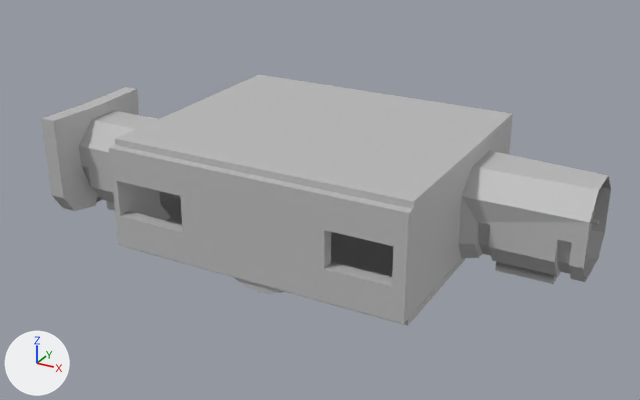
Renders of the FBX model Space Station/Assets/Models/Corridor and Airlock Storage.fbx from each side of a commit.
One viewpoint serves both versions: a 50 mm lens placed at (18.8, -21.44, 12.1), pointed at (6.34, 1.21, 0.77). The axes (+X, +Y, +Z) are drawn at lower left. The lights are the same throughout. Where no turn or scale is listed for an object, it has been applied to the vertices. Vertices at the same position are counted once.

The first picture shows 'Airlock', 'Chamber', 'Corridor4', 'Corridor_Broken'.
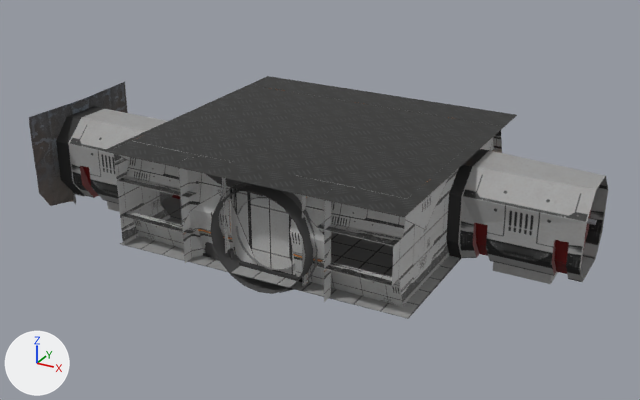
Diff of the bpy script that builds the scene:
```diff
--- a/Space Station/Assets/Models/Corridor and Airlock Storage.fbx.py
+++ b/Space Station/Assets/Models/Corridor and Airlock Storage.fbx.py
@@ mat_airlock1 @@
+mat_airlock1 = principled_material('Airlock1')
+mat_airlock1.texture = img_airlockuvtextured_tga
+mat_airlock1.roughness = 0.749
@@ mat_floor1 @@
+mat_floor1 = bpy.data.materials.new('Floor1')
+# uses the picture img_tile_psd
@@ me_mesh @@
-me_mesh.from_pydata(...)  # 769 vertices, 908 faces; spans x 4.1..8.39, y -3.11..-1.88, z -0.48..2.94
+me_mesh.from_pydata(...)  # 601 vertices, 542 faces; spans x 4.1..8.39, y -3.11..-1.88, z -0.48..2.94
+# me_mesh part 1: 1 vertex removed from x 6.71, y -3.09, z 1.2
+# me_mesh part 2: 341 faces spanning x 4.16..8.39, y -3.11..-1.88, z -0.48..2.94 switch from mat_lambert1 (grey #bcbcbc) to mat_airlock1 (picture img_airlockuvtextured_tga)
@@ me_mesh_001 @@
-me_mesh_001.from_pydata(...)  # 304 vertices, 245 faces; spans x 11.21..14.76, y 0.64..3.61, z -0.34..2.77
-me_mesh_001.materials.append(mat_lambert1)  # grey #bcbcbc
+me_mesh_001.from_pydata(...)  # 304 vertices, 244 faces; spans x -1.75..1.75, y -1.42..1.55, z -0.34..2.77
+# me_mesh_001 part 3: the loose piece of 24 vertices spanning x 14.28..14.59, y 3.02..3.17, z 0.99..1.15 is moved by (-13.01, -2.1, 0.0), in mat_pasted__corridor (picture img_corridor_tga)
+# me_mesh_001 part 4: a new loose piece of 80 vertices spanning x -1.75..1.75, y -1.42..1.55, z -0.34..2.77, in mat_pasted__corridor (picture img_corridor_tga)
+# me_mesh_001 part 5: the loose piece of 80 vertices spanning x 11.21..14.76, y 0.64..3.61, z -0.34..2.77 is deleted
+me_mesh_001.materials.append(mat_pasted__corridor)  # picture img_corridor_tga
@@ ob_chamber @@
-ob_chamber = bpy.data.objects.new('Chamber', me_mesh_003)
-ob_chamber.location = (0.0, 0.0, 0.0)
+ob_chamber = bpy.data.objects.new('Chamber', None)
+ob_chamber.location = (6.49, 0.93, 1.42)
 ob_chamber.rotation_euler = (1.571, 0.0, 0.0)  # degrees (90, 0, 0)
@@ ob_corridor4 @@
 ob_corridor4 = bpy.data.objects.new('Corridor4', me_mesh_001)
-ob_corridor4.location = (0.0, 0.0, 0.0)
+ob_corridor4.location = (12.94, 2.06, 0.0)
@@ ob_corridor_broken @@
-ob_corridor_broken = bpy.data.objects.new('Corridor_Broken', me_mesh_002)
@@ ob_floor @@
+ob_floor = bpy.data.objects.new('Floor', me_mesh_001_1)  # 4 vertices, 1 face; spans x 1.75..11.21, y -3.13..4.96, z 0.0
+ob_floor.location = (0.0, 0.0, 0.0)
@@ ob_polysurface17 @@
+ob_polysurface17 = bpy.data.objects.new('polySurface17', me_mesh_002_1)  # 160 vertices, 115 faces; spans x -3.83..-1.75, y -2.33..2.33, z -0.57..3.18; in mat_destroyedwall (picture img_destroyedcorridoruvtextured_tga)
+ob_polysurface17.location = (0.0, 0.0, 0.0)
@@ ob_chamber_chamber @@
+ob_chamber_chamber = bpy.data.objects.new('Chamber_Chamber', me_mesh_003_1)  # 315 vertices, 227 faces; spans x 1.75..11.22, y -3.45..5.54, z -0.01..3.14; in mat_airlockroom (picture img_airlockroomuvtextured_tga)
+ob_chamber_chamber.location = (0.0, 0.0, 0.0)
@@ ob_corridor8_corridor @@
+ob_corridor8_corridor = bpy.data.objects.new('Corridor8:corridor', me_mesh_004)  # 304 vertices, 244 faces; spans x -1.75..1.75, y -1.29..1.29, z -0.34..2.73; in mat_corridor (picture img_corridor_tga)
+ob_corridor8_corridor.location = (0.0, 0.0, 0.0)
```

Changed parts and their boxes [x1, y1, x2, y2] in the pictures (640 x 400 px; the box of a moved part takes in the faces that stretch with it):
'Chamber', no longer drawn
    before: [109, 74, 513, 326]
'Chamber_Chamber', added
    after: [104, 76, 517, 307]
'Corridor4', reshaped, moved
    before: [458, 150, 611, 284]
    after: [458, 150, 608, 284]
'Corridor_Broken', deleted
    before: [41, 87, 181, 215]
'Floor', added
    after: [120, 208, 461, 319]
'Corridor8:corridor', added
    after: [68, 109, 181, 214]
'polySurface17', added (black)
    after: [29, 82, 128, 206]
'Airlock', reshaped
    before: [232, 276, 285, 294]
    after: [203, 174, 318, 294]
part 1 of me_mesh, deleted
    before: [232, 276, 283, 294]
part 2 of me_mesh, recoloured (black)
    after: [205, 182, 318, 294]
part 3 of me_mesh_001, moved or reshaped
    before: [590, 218, 599, 225]
    after: [587, 218, 597, 225]
part 4 of me_mesh_001, added
    after: [458, 150, 608, 284]
part 5 of me_mesh_001, deleted
    before: [458, 150, 611, 284]
